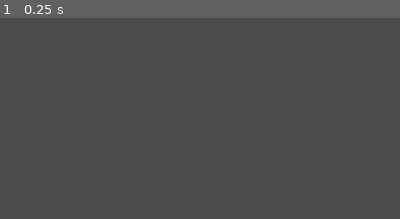
Above: before the commit, frame 1.
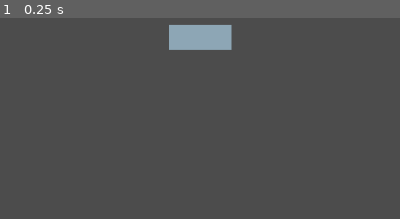
Above: after the commit, the same moment.

Repository: Indivicivet/AoC2022
Game: Godot game, scene res://day05.tscn
The game is run twice, just before and just after one commit, with the same random seed, the same clock (stepped at 60 frames per second) and the same inputs.
Inputs:
- Up to frame 1 (0.25 s): no input
The pictures show only the part of the screen within x 1-51%, y 0-50%; the shares and areas given below are measured in that part.

The runs differ from the first frame. In frame 1, 2.0% of the frame differs, in the area x 42-58%, y 3-16%.

Commit message:
add an object for the magnet

Diff:
--- a/day05/day05.tscn
+++ b/day05/day05.tscn
@@ -1,10 +1,22 @@
-[gd_scene load_steps=3 format=2]
+[gd_scene load_steps=6 format=2]
 
 [sub_resource type="RectangleShape2D" id=1]
 extents = Vector2( 640, 10 )
 
 [sub_resource type="RectangleShape2D" id=2]
 extents = Vector2( 30, 5 )
+
+[sub_resource type="RectangleShape2D" id=3]
+extents = Vector2( 50, 20 )
+
+[sub_resource type="Gradient" id=5]
+offsets = PoolRealArray( 0 )
+colors = PoolColorArray( 0.560784, 0.654902, 0.717647, 1 )
+
+[sub_resource type="GradientTexture2D" id=4]
+gradient = SubResource( 5 )
+width = 100
+height = 40
 
 [node name="Node2D" type="Node2D"]
 
@@ -34,3 +46,12 @@
 margin_right = 36.0
 margin_bottom = 34.0
 text = "A"
+
+[node name="Magnet" type="KinematicBody2D" parent="."]
+position = Vector2( 338, 98 )
+
+[node name="CollisionShape2D" type="CollisionShape2D" parent="Magnet"]
+shape = SubResource( 3 )
+
+[node name="Sprite" type="Sprite" parent="Magnet"]
+texture = SubResource( 4 )
